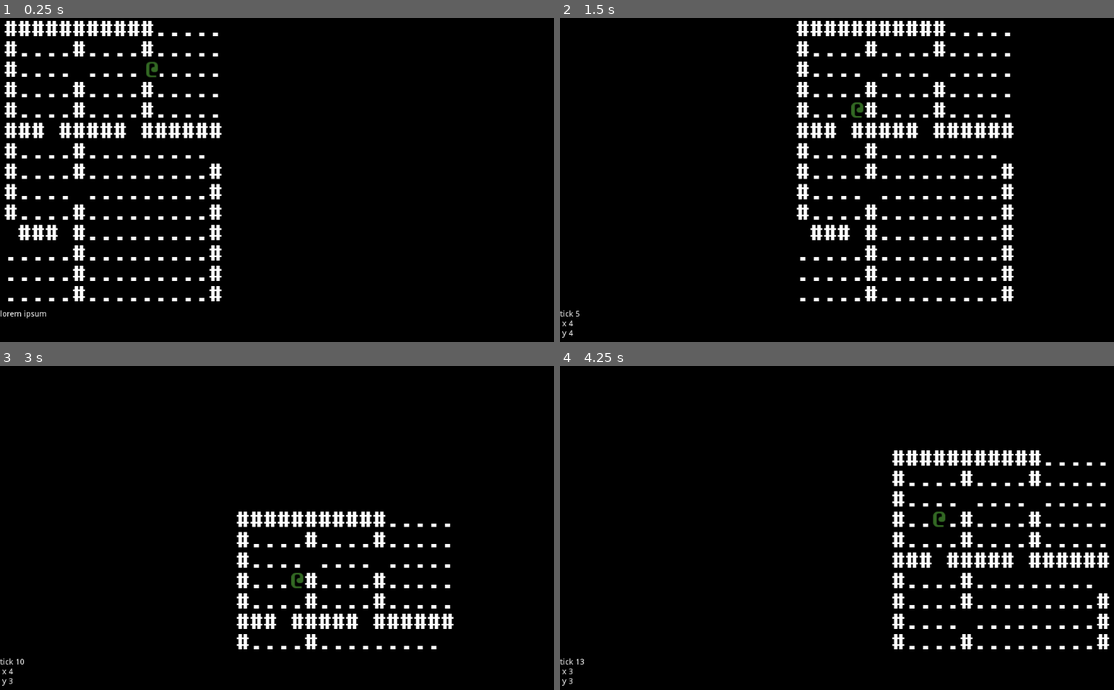
Above: before the commit, frames 1-4 (two rows, left to right).
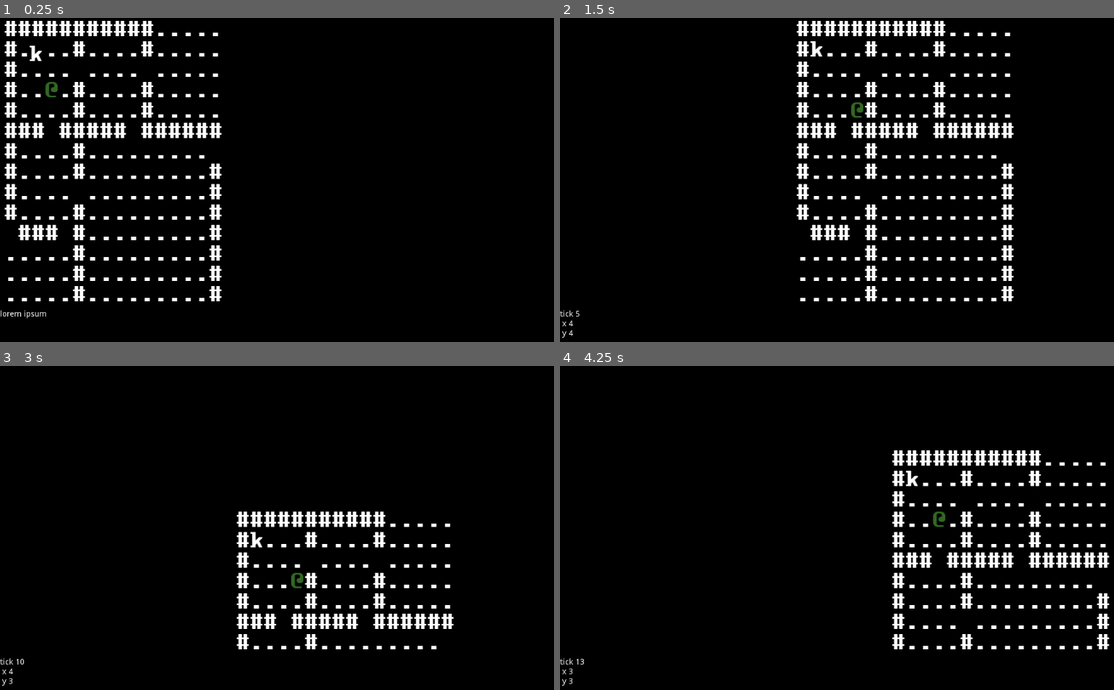
Above: after the commit, the same moments.

Repository: redxaxder/7DRL2022
Game: Godot game, scene res://scenes/root.tscn
Same seed, same stepped clock (60 frames per second), same inputs: the game is played once before the commit and once after it.
Inputs:
- Up to frame 1 (0.25 s): no input
- Up to frame 2 (1.5 s): tap Enter at 0.5 s; hold Right (right) 0.53-1.28 s; hold . (pass) 0.53-1.28 s; tap Space (action) at 1.25, 1.35 s; hold Down (down) from 1.28 s (still down)
- Up to frame 3 (3 s): tap . (pass) at 1.55, 2.85 s; tap Enter at 2 s; release Down (down) at 2.03 s; hold Right (right) 2.03-2.78 s; hold . (pass) 2.03-2.78 s; tap Space (action) at 2.75 s; hold Up (up) from 2.78 s (still down)
- Up to frame 4 (4.25 s): tap Enter at 3.5 s; release Up (up) at 3.53 s; hold Left (left) from 3.53 s (still down); hold Space (action) from 3.53 s (still down); tap . (pass) at 3.8 s

The runs differ from the first frame. In frame 1, 0.2% of the frame differs, in the area x 5-29%, y 8-25%; in frame 2, less than 0.1%; in frame 3, less than 0.1%; in frame 4, less than 0.1%.

Commit message:
there's an immobile knight

Diff:
--- /dev/null
+++ b/lib/ai.gd
@@ -0,0 +1,37 @@
+extends Node
+
+
+# Declare member variables here. Examples:
+# var a = 2
+# var b = "text"
+
+# Called when the node enters the scene tree for the first time.
+func _ready():
+	pass # Replace with function body.
+
+# d_map is a dijstra map
+func seek_to_player(px: int, py: int, ex: int, ey: int, d_map: Array) -> Vector2:
+	# find the smallest direction in the d_map
+	var smallest = Vector2(ex + 1, ex)
+	var smallest_val = d_map[$terrain.to_linear(ex, ey)]
+	var e: int = d_map[$terrain.to_linear(ex + 1, ey)]
+	var w: int = d_map[$terrain.to_linear(ex - 1, ey)]
+	var n: int = d_map[$terrain.to_linear(ex, ey - 1)]
+	var s: int = d_map[$terrain.to_linear(ex, ey + 1)]
+	if e < smallest_val:
+		smallest = Vector2(ex + 1, ey)
+		smallest_val = e
+	if s < smallest_val:
+		smallest = Vector2(ex, ey + 1)
+		smallest_val = s
+	if w < smallest_val:
+		smallest = Vector2(ex - 1, ey)
+		smallest_val = w
+	if n < smallest_val:
+		smallest = Vector2(ex, ey - 1)
+		smallest_val = n
+	return smallest
+
+# Called every frame. 'delta' is the elapsed time since the previous frame.
+#func _process(delta):
+#	pass
--- /dev/null
+++ b/lib/const.gd
@@ -0,0 +1,18 @@
+extends Node
+
+
+# Declare member variables here. Examples:
+var END_PLAYER_TURN = "end_player_turn"
+var MOBS = "mobs"
+# var a = 2
+# var b = "text"
+
+
+# Called when the node enters the scene tree for the first time.
+func _ready():
+	pass # Replace with function body.
+
+
+# Called every frame. 'delta' is the elapsed time since the previous frame.
+#func _process(delta):
+#	pass
--- /dev/null
+++ b/scenes/Scheduler.gd
@@ -0,0 +1,18 @@
+extends Node
+
+
+# Declare member variables here. Examples:
+# var a = 2
+# var b = "text"
+var constants = preload("res://lib/const.gd").new()
+
+# Called when the node enters the scene tree for the first time.
+func _ready():
+	pass # Replace with function body.
+
+func _end_player_turn(pan: Vector2):
+	get_tree().call_group(constants.MOBS, "draw", pan)
+
+# Called every frame. 'delta' is the elapsed time since the previous frame.
+#func _process(delta):
+#	pass
--- a/scenes/root.gd
+++ b/scenes/root.gd
@@ -2,9 +2,20 @@
 
 
 var SCREEN = preload("res://lib/screen.gd").new()
+var constants = preload("res://lib/const.gd").new()
+
+signal end_player_turn(pan)
+
+export(PackedScene) var knight_scene
 
 func _ready():
 	$terrain.load_map(1)
+	connect(constants.END_PLAYER_TURN, $Scheduler, "_end_player_turn")
+	$pc.position = SCREEN.dungeon_to_screen(x - pan.x,y - pan.y)
+	var knight = knight_scene.instance()
+	knight.pos.x = 1
+	knight.pos.y = 1
+	add_child(knight)
 #	$terrain.dijstra_map(Vector2(2, 2), [Vector2(3, 3), Vector2(4, 4)], $terrain.contents)
 
 var x = 3
@@ -39,6 +50,7 @@
 		$pc.position = SCREEN.dungeon_to_screen(x - pan.x,y - pan.y)
 		tick += 1
 		$hud/status_panel/text.text = "tick {0}\n x {1}\n y {2}".format([tick,x,y])
+		emit_signal(constants.END_PLAYER_TURN, pan)
 
 
 const look_distance_h: int = 6
--- a/scenes/root.tscn
+++ b/scenes/root.tscn
@@ -1,12 +1,15 @@
-[gd_scene load_steps=4 format=2]
+[gd_scene load_steps=6 format=2]
 
 [ext_resource path="res://scenes/root.gd" type="Script" id=1]
 [ext_resource path="res://sprites/pc.tscn" type="PackedScene" id=2]
 [ext_resource path="res://scenes/terrain.gd" type="Script" id=3]
+[ext_resource path="res://scenes/Scheduler.gd" type="Script" id=4]
+[ext_resource path="res://sprites/knight.tscn" type="PackedScene" id=5]
 
 [node name="root" type="Node2D"]
 position = Vector2( 0.378738, 0.00562859 )
 script = ExtResource( 1 )
+knight_scene = ExtResource( 5 )
 
 [node name="terrain" type="Node2D" parent="."]
 script = ExtResource( 3 )
@@ -33,3 +36,6 @@
 __meta__ = {
 "_edit_use_anchors_": false
 }
+
+[node name="Scheduler" type="Node" parent="."]
+script = ExtResource( 4 )
--- /dev/null
+++ b/sprites/knight.gd
@@ -0,0 +1,30 @@
+extends Sprite
+
+var ai = preload("res://lib/ai.gd").new()
+var constants = preload("res://lib/const.gd").new()
+var SCREEN = preload("res://lib/screen.gd").new()
+
+# Declare member variables here. Examples:
+var pos: Vector2
+# var a = 2
+# var b = "text"
+
+
+# Called when the node enters the scene tree for the first time.
+func _ready():
+	add_to_group(constants.MOBS)
+
+func _on_turn(current: Sprite, pc_x: int, pc_y: int):
+	var d_map = $terrain.dijkstra_map(Vector2(current.pos.x, current.pos.y), [Vector2(pc_x, pc_y)], $terrain.contents)
+	var next = ai.seek_to_player(pc_x, pc_y, current.pos.x, current.pos.y, d_map)
+	current.pos = next
+
+func draw(pan: Vector2) -> void:
+	var t_pos = SCREEN.dungeon_to_screen(self.pos.x - pan.x,self.pos.y - pan.y)
+	print(t_pos)
+	self.transform.origin.x = float(t_pos.x)
+	self.transform.origin.y = float(t_pos.y)
+
+# Called every frame. 'delta' is the elapsed time since the previous frame.
+#func _process(delta):
+#	pass
--- a/sprites/knight.tscn
+++ b/sprites/knight.tscn
@@ -1,7 +1,8 @@
-[gd_scene load_steps=4 format=2]
+[gd_scene load_steps=5 format=2]
 
 [ext_resource path="res://resources/curses_24_36.png" type="Texture" id=1]
 [ext_resource path="res://sprites/backstop.tscn" type="PackedScene" id=2]
+[ext_resource path="res://sprites/knight.gd" type="Script" id=3]
 
 [sub_resource type="AtlasTexture" id=1]
 flags = 4
@@ -12,6 +13,7 @@
 position = Vector2( 64, 64 )
 z_index = 2
 texture = SubResource( 1 )
+script = ExtResource( 3 )
 
 [node name="backstop" parent="." instance=ExtResource( 2 )]
 position = Vector2( 7.62939e-06, -3.8147e-06 )
